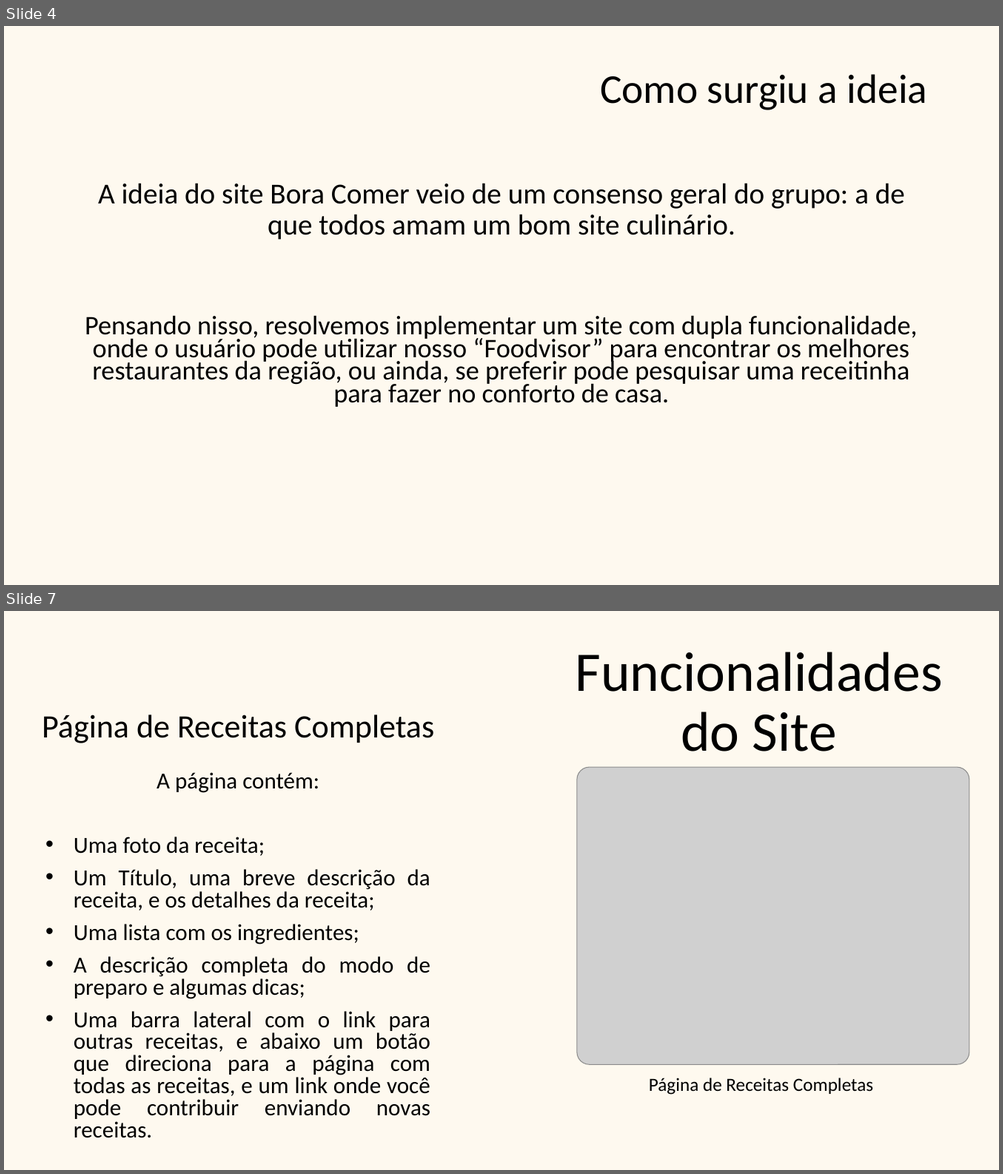
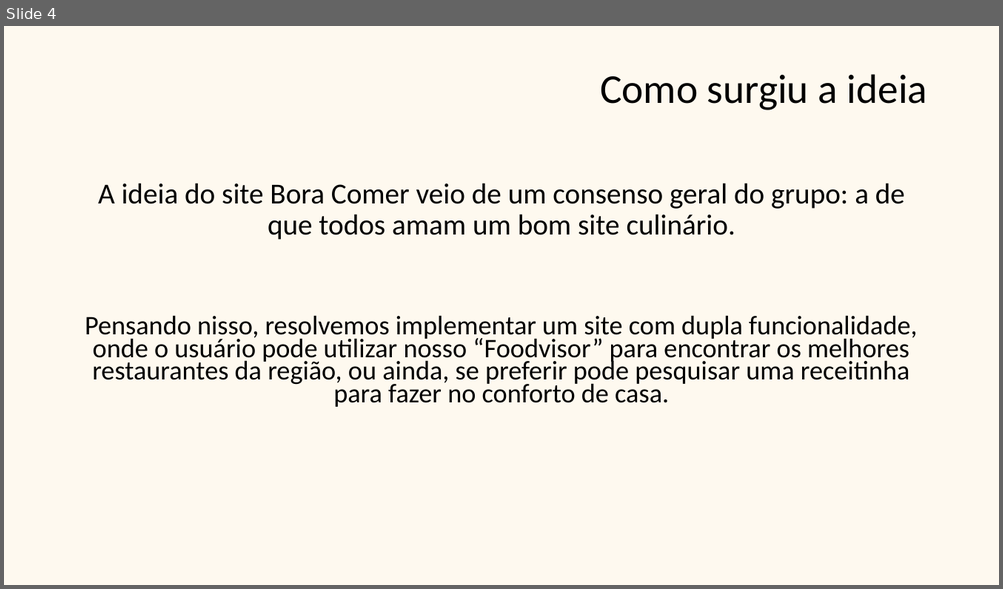
Before and after one commit to viniciusdmorais/Projeto-Integrador, a slide deck: assets/slide_apresentação/Apresentação Slides - Bora Comer.pptx. Shown one above the other, each under a label of ours: slides 4 and 7 before the commit, slide 4 after it; the slides between them are not shown. The pictures are 1003x1174 and 1003x589 pixels, drawn with LibreOffice and Linux fonts; fonts in the diff are those of the drawing; grey boxes stand for pictures; background and template pictures are left out. Boxes give left, top, right and bottom in pixels: in the first picture for what was removed or moved away, otherwise in the second. Text is boxed around its words. In the diff, an @@ line names an element or a change of style, - is before the commit and + after.

```diff
--- a/assets/slide_apresentação/Apresentação Slides - Bora Comer.pptx
+++ b/assets/slide_apresentação/Apresentação Slides - Bora Comer.pptx
@@ slide 7 removed at (4,611,999,1170), background picture (left out) @@
@@ title removed at (575,652,942,752) @@
-Funcionalidades do Site
@@ text removed at (42,715,434,743) @@
-Página de Receitas Completas
@@ text removed at (74,772,430,1139) @@
-A página contém:
-• Uma foto da receita;
-• Um Título, uma breve descrição da receita, e os detalhes da receita;
-• Uma lista com os ingredientes;
-• A descrição completa do modo de preparo e algumas dicas;
-• Uma barra lateral com o link para outras receitas, e abaixo um botão que direciona para a página com todas as receitas, e um link onde você pode contribuir enviando novas receitas.
@@ picture removed at (577,767,970,1065) @@
@@ text removed at (649,1078,873,1095) @@
-Página de Receitas Completas
```
Also in this commit, not shown: 1 slide added, 2 other slides removed, 1 other file.
